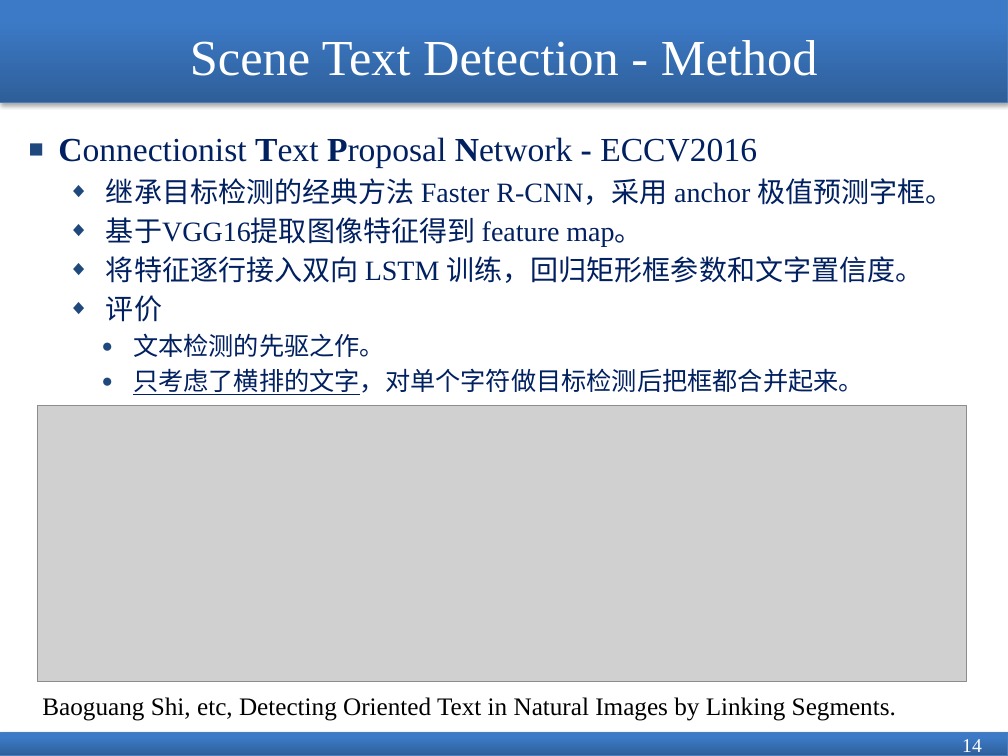
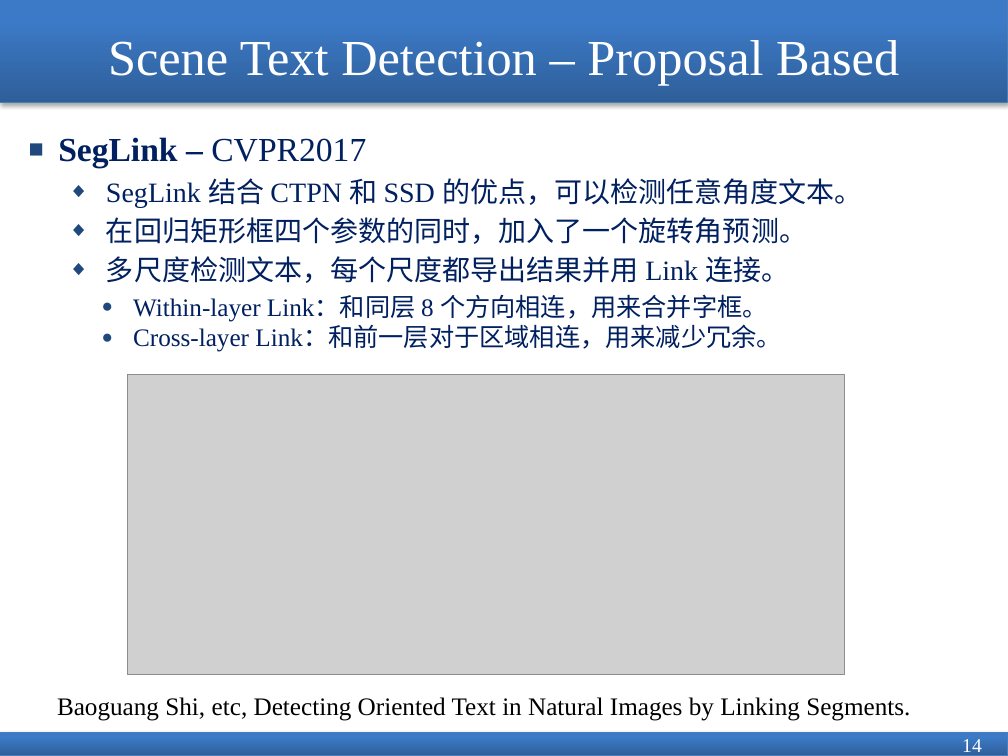
Before and after one commit to jiangshibiao/Paper-Learning, a slide deck: slide 14 of Document Analysis.pptx. Drawn at 1008x756 pixels with LibreOffice and Linux fonts; fonts in the diff are those of the drawing; grey boxes stand for pictures. Boxes give left, top, right and bottom in pixels: in the first picture for what was removed or moved away, otherwise in the second. Text is boxed around its words. In the diff, an @@ line names an element or a change of style, - is before the commit and + after.

Commit message:
add Mask TextSpotter

```diff
--- a/Document Analysis.pptx
+++ b/Document Analysis.pptx
@@ title at box(108, 40, 899, 85): text changed @@
-Scene Text Detection - Method
+Scene Text Detection – Proposal Based
@@ text at box(58, 137, 863, 352): text changed @@
-■ Connectionist Text Proposal Network - ECCV2016
-  ◆ 继承目标检测的经典方法 Faster R-CNN，采用 anchor 极值预测字框。
-  ◆ 基于VGG16提取图像特征得到 feature map。
-  ◆ 将特征逐行接入双向 LSTM 训练，回归矩形框参数和文字置信度。
-  ◆ 评价
-    ● 文本检测的先驱之作。
-    ● 只考虑了横排的文字，对单个字符做目标检测后把框都合并起来。
+■ SegLink – CVPR2017
+  ◆ SegLink 结合 CTPN 和 SSD 的优点，可以检测任意角度文本。
+  ◆ 在回归矩形框四个参数的同时，加入了一个旋转角预测。
+  ◆ 多尺度检测文本，每个尺度都导出结果并用 Link 连接。
+    ● Within-layer Link：和同层 8 个方向相连，用来合并字框。
+    ● Cross-layer Link：和前一层对于区域相连，用来减少冗余。
@@ picture: place and size @@
-picture at box(37, 406, 967, 682)
+picture at box(127, 375, 844, 675)
@@ text "Baoguang Shi, etc, Detecting Oriented ...": place and size @@
-text "Baoguang Shi, etc, Detecting Oriented ..." at box(42, 697, 896, 721)
+text "Baoguang Shi, etc, Detecting Oriented ..." at box(57, 697, 910, 721)
```
Also in this commit, not shown: 2 other slides changed, 1 slide added, 3 other files.
